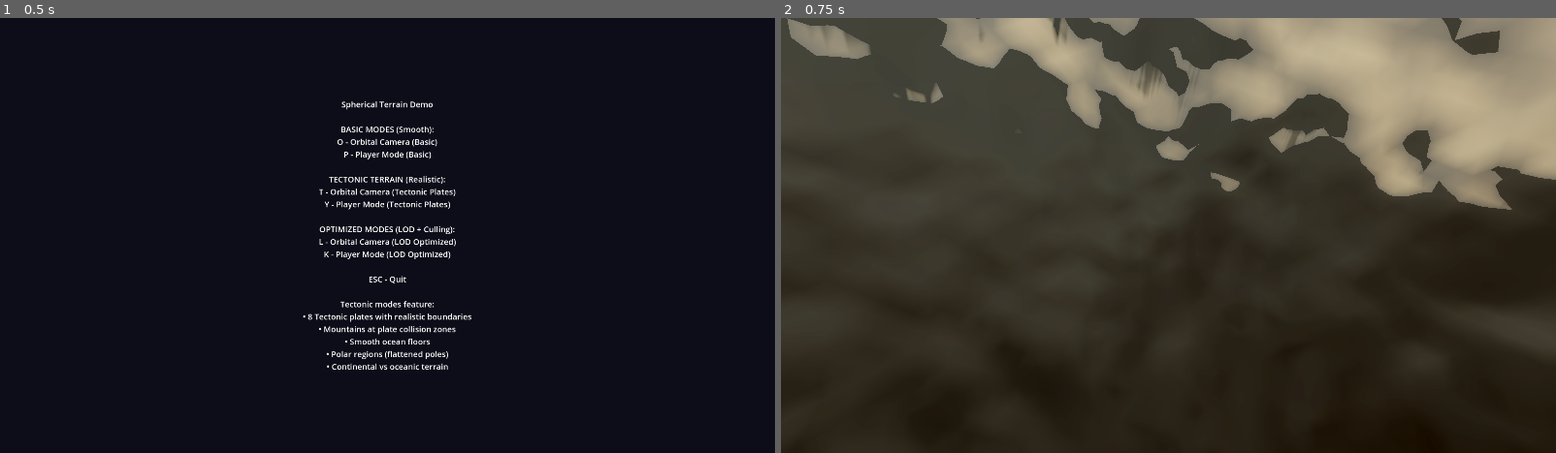
Above: before the commit, frames 1-2 (left to right).
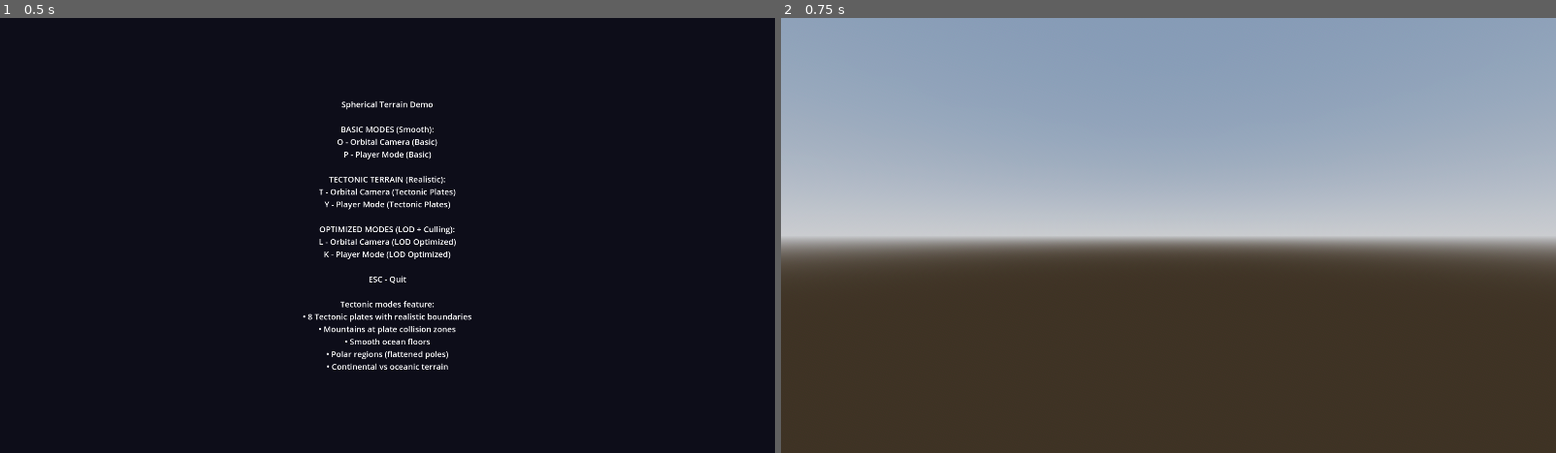
Above: after the commit, the same moments.

Repository: lmf-git/terrain4
Game: Godot game, scene res://scenes/launcher.tscn
The game is run twice, just before and just after one commit, with the same random seed, the same clock (stepped at 60 frames per second) and the same inputs.
Inputs (mouse positions are in pixels of both pictures, inside the frame that each line leads up to):
- Up to frame 1 (0.5 s): no input
- Up to frame 2 (0.75 s): tap Enter (ui_accept) at 0.5 s; move the mouse to (1339, 213) at 0.52 s; hold Right (ui_right) from 0.53 s (still down); tap O at 0.6 s; click (1339, 213) at 0.67 s

Frame 1 is identical in both runs. In frame 2, 70% of the frame differs, in the area x 0-100%, y 0-100%.

Commit message:
Fix terrain mesh winding order - reverse for outward-facing normals
The Problem:
- Terrain meshes had inside-out normals
- Triangle winding was backwards (clockwise instead of counter-clockwise)
- Backface culling removed the wrong faces
- Player could only see terrain from inside the sphere

The Fix:
- Reversed all icosahedron face indices
- Changed winding order from [0, 11, 5] to [0, 5, 11] (example)
- All 20 faces of base icosahedron now wind counter-clockwise
- Normals now point OUTWARD from sphere center
- Terrain visible from outside as intended

Technical Details:
- In Godot, counter-clockwise winding = front face (visible)
- Previous winding was clockwise = back face
- With backface culling, only inside was visible
- Reversed winding in all terrain generators:
  - scripts/spherical_terrain.gd (basic smooth)
  - scripts/tectonic_terrain.gd (tectonic plates)
  - scripts/spherical_terrain_lod.gd (LOD chunks)

Result:
- Terrain now has correct outward-facing normals
- Visible from outside the planet (where player spawns)
- Backface culling works correctly
- All modes (O, P, T, Y, L, K) show terrain properly

This is the correct orientation for a planet viewed from space/surface!

Diff:
--- a/scripts/spherical_terrain.gd
+++ b/scripts/spherical_terrain.gd
@@ -84,12 +84,12 @@
 	for v in verts:
 		vertices.append(v.normalized())
 
-	# 20 faces of icosahedron
+	# 20 faces of icosahedron (reversed winding for outward-facing normals)
 	var faces: Array = [
-		[0, 11, 5], [0, 5, 1], [0, 1, 7], [0, 7, 10], [0, 10, 11],
-		[1, 5, 9], [5, 11, 4], [11, 10, 2], [10, 7, 6], [7, 1, 8],
-		[3, 9, 4], [3, 4, 2], [3, 2, 6], [3, 6, 8], [3, 8, 9],
-		[4, 9, 5], [2, 4, 11], [6, 2, 10], [8, 6, 7], [9, 8, 1]
+		[0, 5, 11], [0, 1, 5], [0, 7, 1], [0, 10, 7], [0, 11, 10],
+		[1, 9, 5], [5, 4, 11], [11, 2, 10], [10, 6, 7], [7, 8, 1],
+		[3, 4, 9], [3, 2, 4], [3, 6, 2], [3, 8, 6], [3, 9, 8],
+		[4, 5, 9], [2, 11, 4], [6, 10, 2], [8, 7, 6], [9, 1, 8]
 	]
 
 	for face in faces:
--- a/scripts/spherical_terrain_lod.gd
+++ b/scripts/spherical_terrain_lod.gd
@@ -141,11 +141,12 @@
 	for v in verts:
 		vertices.append(v.normalized())
 
+	# Reversed winding for outward-facing normals
 	var faces: Array = [
-		[0, 11, 5], [0, 5, 1], [0, 1, 7], [0, 7, 10], [0, 10, 11],
-		[1, 5, 9], [5, 11, 4], [11, 10, 2], [10, 7, 6], [7, 1, 8],
-		[3, 9, 4], [3, 4, 2], [3, 2, 6], [3, 6, 8], [3, 8, 9],
-		[4, 9, 5], [2, 4, 11], [6, 2, 10], [8, 6, 7], [9, 8, 1]
+		[0, 5, 11], [0, 1, 5], [0, 7, 1], [0, 10, 7], [0, 11, 10],
+		[1, 9, 5], [5, 4, 11], [11, 2, 10], [10, 6, 7], [7, 8, 1],
+		[3, 4, 9], [3, 2, 4], [3, 6, 2], [3, 8, 6], [3, 9, 8],
+		[4, 5, 9], [2, 11, 4], [6, 10, 2], [8, 7, 6], [9, 1, 8]
 	]
 
 	for face in faces:
--- a/scripts/tectonic_terrain.gd
+++ b/scripts/tectonic_terrain.gd
@@ -177,11 +177,12 @@
 	for v in verts:
 		vertices.append(v.normalized())
 
+	# Reversed winding for outward-facing normals
 	var faces: Array = [
-		[0, 11, 5], [0, 5, 1], [0, 1, 7], [0, 7, 10], [0, 10, 11],
-		[1, 5, 9], [5, 11, 4], [11, 10, 2], [10, 7, 6], [7, 1, 8],
-		[3, 9, 4], [3, 4, 2], [3, 2, 6], [3, 6, 8], [3, 8, 9],
-		[4, 9, 5], [2, 4, 11], [6, 2, 10], [8, 6, 7], [9, 8, 1]
+		[0, 5, 11], [0, 1, 5], [0, 7, 1], [0, 10, 7], [0, 11, 10],
+		[1, 9, 5], [5, 4, 11], [11, 2, 10], [10, 6, 7], [7, 8, 1],
+		[3, 4, 9], [3, 2, 4], [3, 6, 2], [3, 8, 6], [3, 9, 8],
+		[4, 5, 9], [2, 11, 4], [6, 10, 2], [8, 7, 6], [9, 1, 8]
 	]
 
 	for face in faces:
